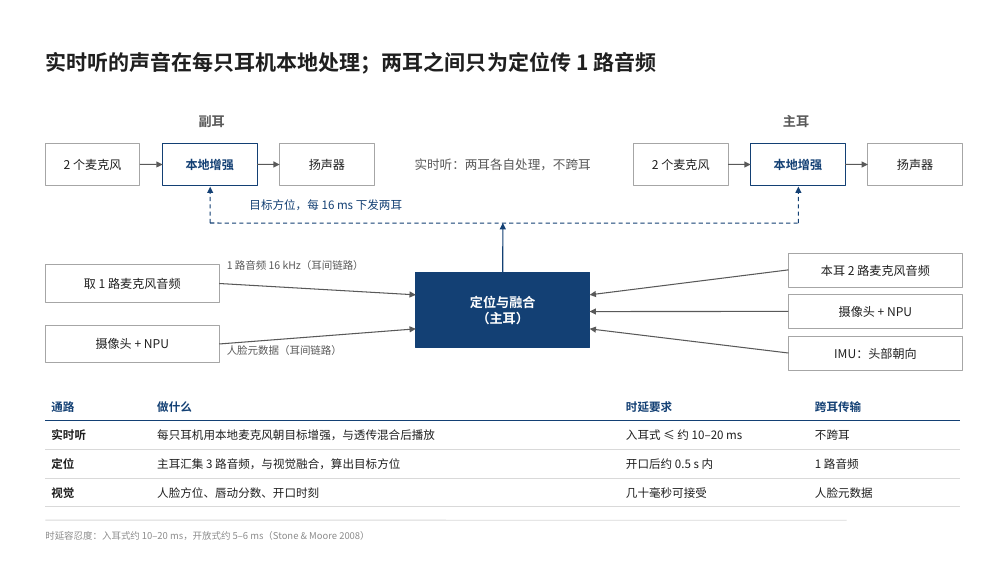
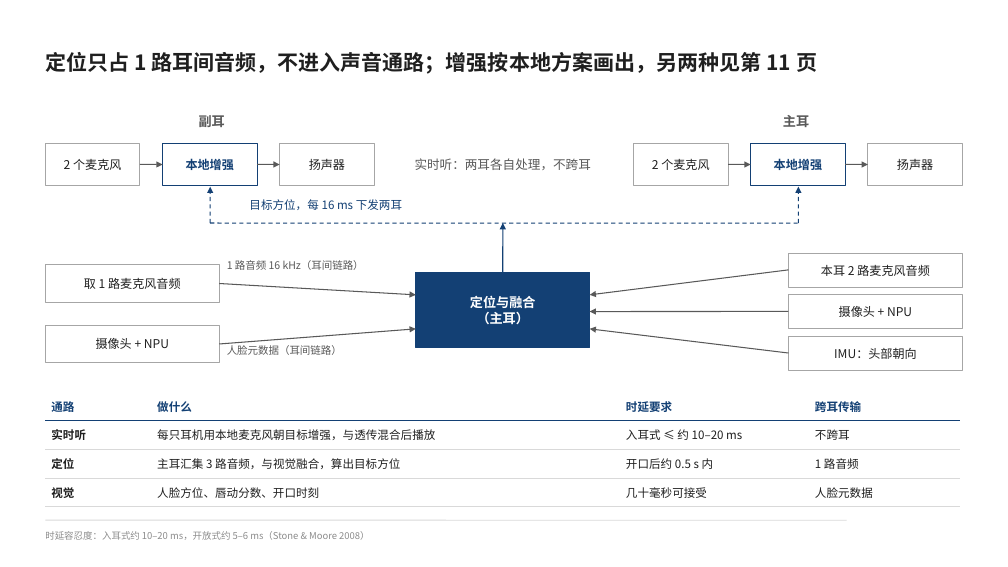
Before and after one commit to ZeroFoxxi/ssl-scene1, a slide deck: slide 4 of 02_耳机声源定位/耳机摄像头听觉辅助_整体设计方案.pptx. Drawn at 1008x567 pixels with LibreOffice and Linux fonts; fonts in the diff are those of the drawing. Boxes give left, top, right and bottom in pixels: in the first picture for what was removed or moved away, otherwise in the second. Text is boxed around its words. In the diff, an @@ line names an element or a change of style, - is before the commit and + after.

```diff
--- a/02_耳机声源定位/耳机摄像头听觉辅助_整体设计方案.pptx
+++ b/02_耳机声源定位/耳机摄像头听觉辅助_整体设计方案.pptx
@@ text at (45,52,817,74): text changed @@
-实时听的声音在每只耳机本地处理；两耳之间只为定位传 1 路音频
+定位只占 1 路耳间音频，不进入声音通路；增强按本地方案画出，另两种见第 11 页
```
Also in this commit, not shown: 5 other slides changed, 1 slide added, 4 other files.
